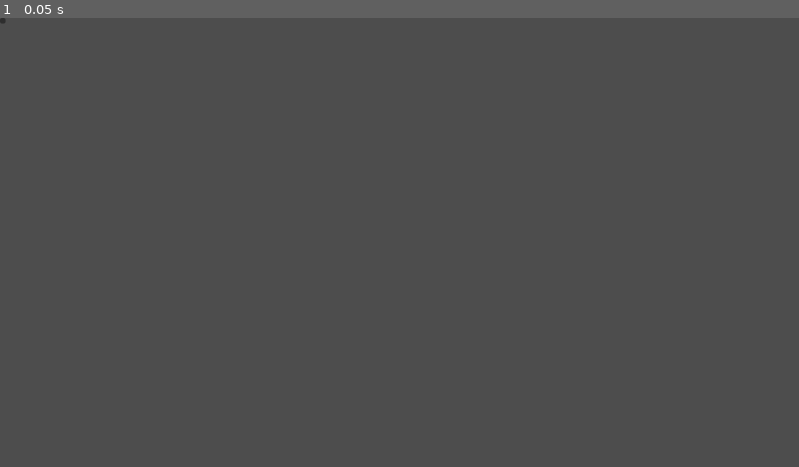
Above: before the commit, frame 1.
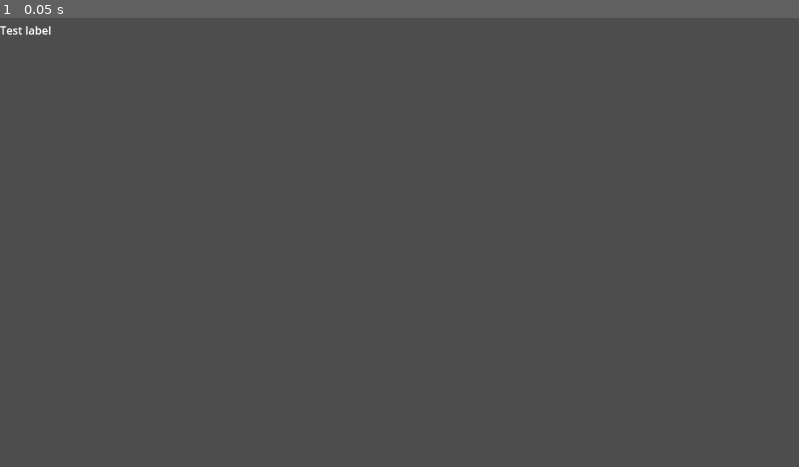
Above: after the commit, the same moment.

Repository: C4RBON73/fast-hud-plugin
Game: Godot game, scene res://fast_hud.tscn
Same seed, same stepped clock (60 frames per second), same inputs: the game is played once before the commit and once after it.
Inputs:
- Up to frame 1 (0.05 s): no input

The runs differ from the first frame. In frame 1, less than 0.1% of the frame differs, in the area x 0-7%, y 0-4%.

Commit message:
Test de container dynamique

Diff:
--- /dev/null
+++ b/container.gd
@@ -0,0 +1,23 @@
+extends Container
+
+
+# Called when the node enters the scene tree for the first time.
+func _ready() -> void:
+	pass # Replace with function body.
+
+
+# Called every frame. 'delta' is the elapsed time since the previous frame.
+func _process(delta: float) -> void:
+	pass
+
+
+func _notification(what):
+	if what == NOTIFICATION_SORT_CHILDREN:
+		# Must re-sort the children
+		for c in get_children():
+			# Fit to own size
+			fit_child_in_rect(c, Rect2(Vector2(), size))
+
+func set_some_setting():
+	# Some setting changed, ask for children re-sort.
+	queue_sort()
--- a/fast_hud.tscn
+++ b/fast_hud.tscn
@@ -1,6 +1,6 @@
 [gd_scene load_steps=2 format=3 uid="uid://by2behks685j1"]
 
-[ext_resource type="Script" uid="uid://d3nj8g62wbt16" path="res://addons/fast_hud/test_button.gd" id="1_pcdmm"]
+[ext_resource type="Script" uid="uid://c3sfimltkdp03" path="res://container.gd" id="1_pcdmm"]
 
 [node name="Fast_HUD" type="Control"]
 layout_mode = 3
@@ -10,8 +10,54 @@
 grow_horizontal = 2
 grow_vertical = 2
 
-[node name="Button" type="Button" parent="."]
+[node name="Container" type="Container" parent="."]
 layout_mode = 0
-offset_right = 8.0
-offset_bottom = 8.0
+offset_right = 158.0
+offset_bottom = 36.0
 script = ExtResource("1_pcdmm")
+
+[node name="Label" type="Label" parent="Container"]
+layout_mode = 2
+text = "Test label"
+
+[node name="Container2" type="Container" parent="."]
+layout_mode = 1
+anchors_preset = 1
+anchor_left = 1.0
+anchor_right = 1.0
+offset_left = -40.0
+offset_bottom = 40.0
+grow_horizontal = 0
+script = ExtResource("1_pcdmm")
+
+[node name="Label" type="Label" parent="Container2"]
+layout_mode = 2
+
+[node name="Container3" type="Container" parent="."]
+layout_mode = 1
+anchors_preset = 2
+anchor_top = 1.0
+anchor_bottom = 1.0
+offset_top = -40.0
+offset_right = 40.0
+grow_vertical = 0
+script = ExtResource("1_pcdmm")
+
+[node name="Label" type="Label" parent="Container3"]
+layout_mode = 2
+
+[node name="Container4" type="Container" parent="."]
+layout_mode = 1
+anchors_preset = 3
+anchor_left = 1.0
+anchor_top = 1.0
+anchor_right = 1.0
+anchor_bottom = 1.0
+offset_left = -40.0
+offset_top = -40.0
+grow_horizontal = 0
+grow_vertical = 0
+script = ExtResource("1_pcdmm")
+
+[node name="Label" type="Label" parent="Container4"]
+layout_mode = 2
Not shown, changed: addons/fast_hud_dock/Fast_HUD_Dock.tscn
Not shown, changed: addons/fast_hud_dock/fast_hud_dock.gd
Not shown, added: container.gd.uid
